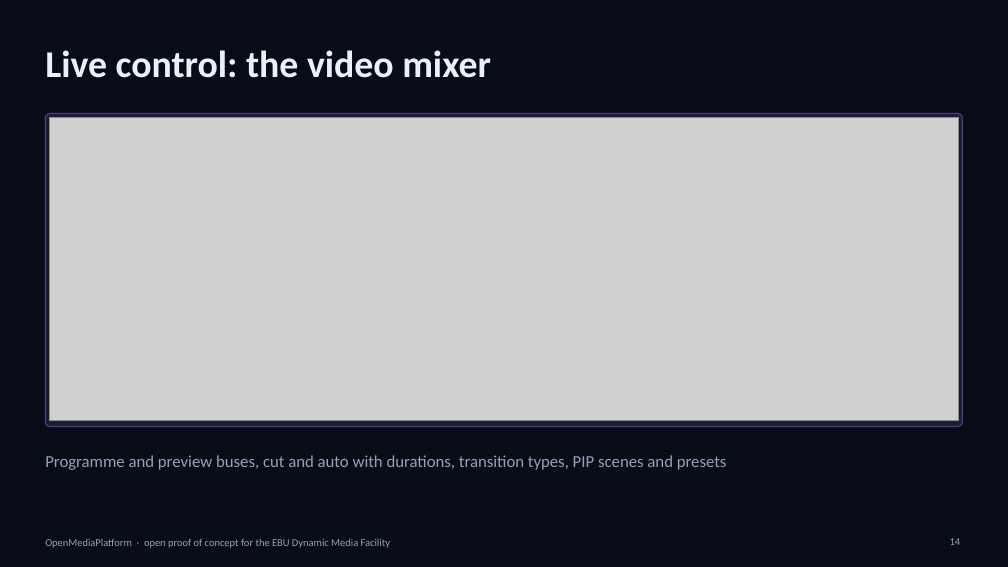
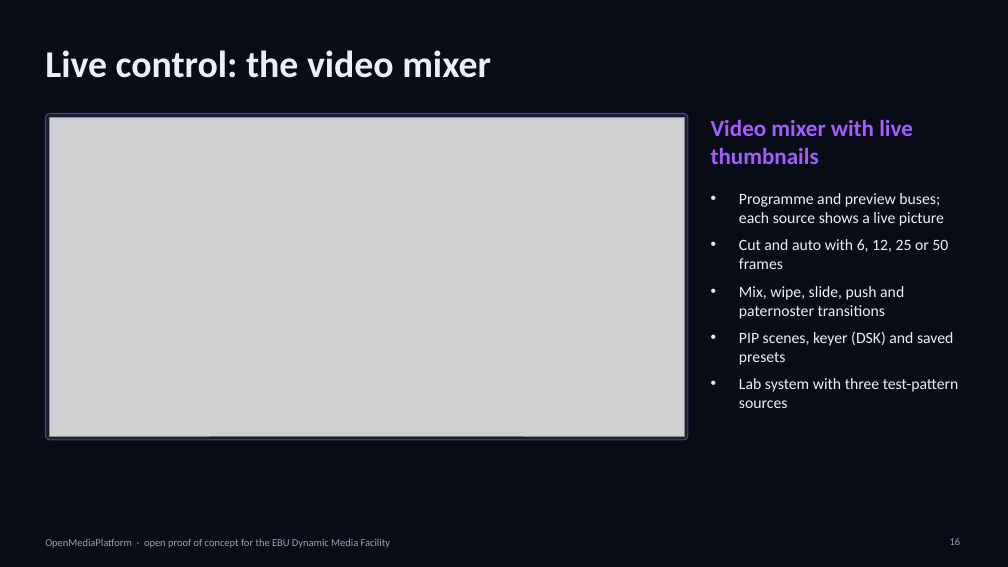
Before and after one commit to infantilo/open-media-platform, a slide deck: slide 16 of docs/ebu-diagrams/OMP-EBU-Presentation.pptx (slide 14 before the commit). Drawn at 1008x567 pixels with LibreOffice and Linux fonts; fonts in the diff are those of the drawing; grey boxes stand for pictures. Boxes give left, top, right and bottom in pixels: in the first picture for what was removed or moved away, otherwise in the second. Text is boxed around its words. In the diff, an @@ line names an element or a change of style, - is before the commit and + after.

```diff
--- a/docs/ebu-diagrams/OMP-EBU-Presentation.pptx
+++ b/docs/ebu-diagrams/OMP-EBU-Presentation.pptx
@@ rounded rectangle: place and size @@
-rounded rectangle at (45,113,963,426)
+rounded rectangle at (45,113,688,440)
@@ picture: place and size @@
-picture at (49,117,959,420)
+picture at (49,117,684,436)
@@ text at (711,119,913,164): text changed; size 16 to 22 pt; text colour #93A1BA to #A45CFF; bold on @@
-Programme and preview buses, cut and auto with durations, transition types, PIP scenes and presets
+Video mixer with live thumbnails
@@ text "Video mixer with live thumbnails" at (711,119,913,164): vertical alignment middle to top @@
@@ text added at (739,193,959,408), 15 pt, text #EAF0FA @@
+• Programme and preview buses; each source shows a live picture
+• Cut and auto with 6, 12, 25 or 50 frames
+• Mix, wipe, slide, push and paternoster transitions
+• PIP scenes, keyer (DSK) and saved presets
+• Lab system with three test-pattern sources
```
Also in this commit, not shown: 2 other slides changed, 2 slides added, 1 other file.
